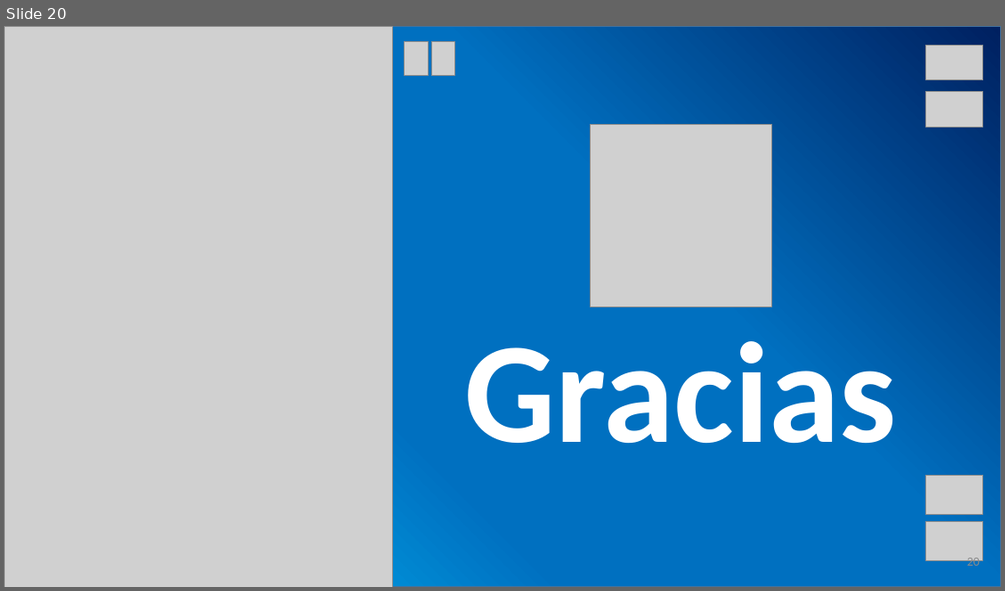
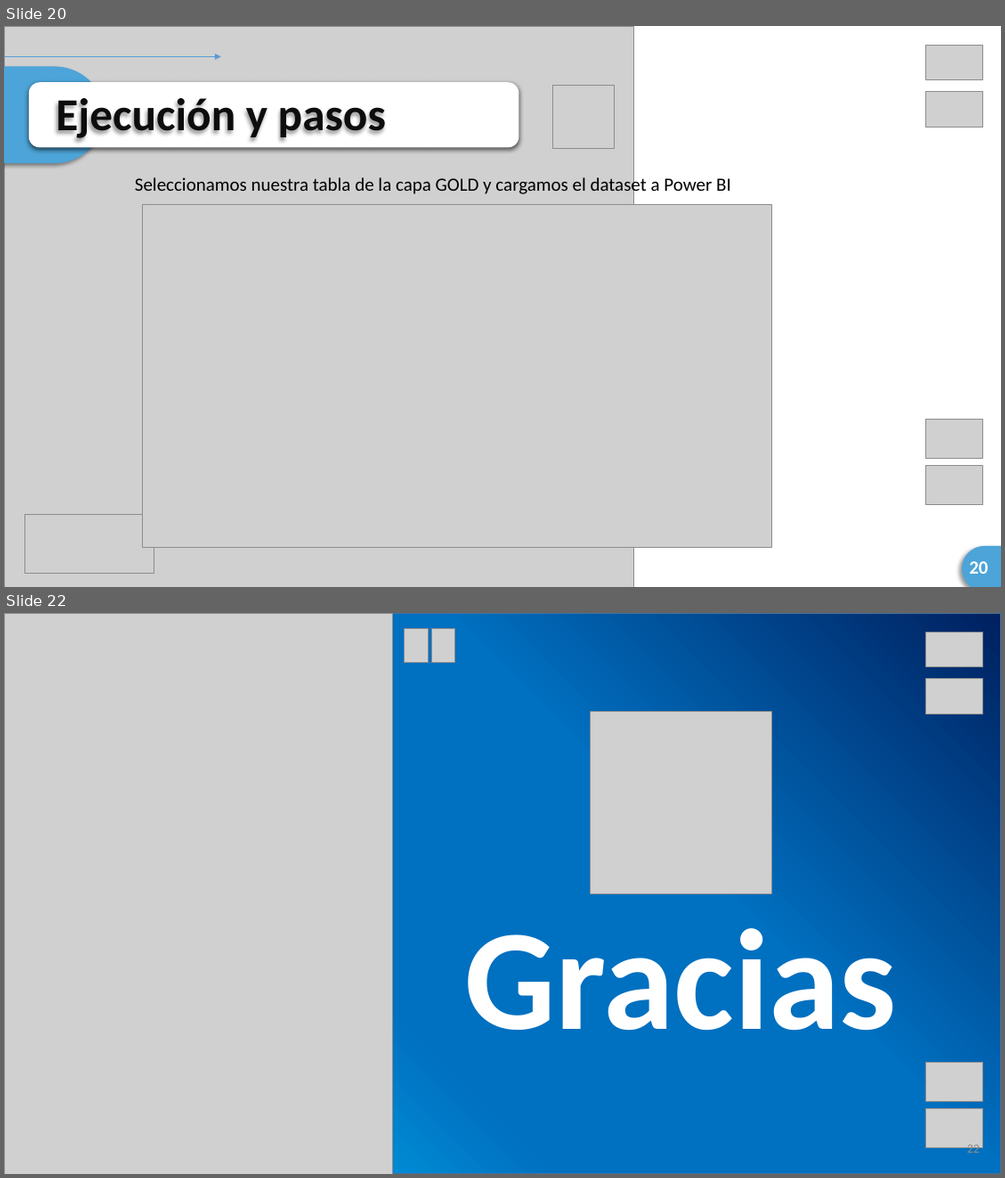
Before and after one commit to jmendozacw/Repo_trabajofinal, a slide deck: Trabajo Final SMARTDATA - Databricks - Jhon Wilson Mendoza Cutipa.pptx. Shown one above the other, each under a label of ours: slide 20 before the commit, slides 20 and 22 after it; the slides between them are not shown. The pictures are 1005x591 and 1005x1178 pixels, drawn with LibreOffice and Linux fonts; fonts in the diff are those of the drawing; grey boxes stand for pictures. Boxes give left, top, right and bottom in pixels: in the first picture for what was removed or moved away, otherwise in the second. Text is boxed around its words. In the diff, an @@ line names an element or a change of style, - is before the commit and + after.

```diff
--- a/Trabajo Final SMARTDATA - Databricks - Jhon Wilson Mendoza Cutipa.pptx
+++ b/Trabajo Final SMARTDATA - Databricks - Jhon Wilson Mendoza Cutipa.pptx
@@ slide 20 added at box(4, 26, 1001, 587), background #FFFFFF @@
@@ picture added at box(4, 26, 633, 587) @@
@@ picture added at box(926, 46, 983, 80) @@
@@ flow chart delay added at box(4, 66, 105, 164), fill #4CA4D8 @@
@@ arrow added from (4, 56) to (221, 56), #5B9BD5 0.5 pt @@
@@ rounded rectangle added at box(29, 82, 518, 147), fill #FFFFFF @@
@@ text added at box(56, 98, 386, 142), 44 pt, text #0D0D0D, bold @@
+Ejecución y pasos
@@ picture added at box(552, 86, 614, 149) @@
@@ picture added at box(926, 92, 983, 127) @@
@@ text added at box(135, 176, 731, 197), 18 pt, text #000000 @@
+Seleccionamos nuestra tabla de la capa GOLD y cargamos el dataset a Power BI
@@ picture added at box(142, 205, 771, 548) @@
@@ picture added at box(926, 419, 983, 459) @@
@@ picture added at box(926, 466, 983, 505) @@
@@ picture added at box(25, 515, 154, 572) @@
@@ flow chart delay added at box(962, 546, 1001, 587), fill #4CA4D8 @@
@@ page number added at box(969, 561, 987, 573), 18 pt, text #FFFFFF, bold @@
+20
@@ what was slide 20 is now slide 22 @@
@@ page number at box(967, 1142, 979, 1156): text changed @@
-20
+22
```
Also in this commit, not shown: 3 slides changed, 1 other slide added, 8 other files.
